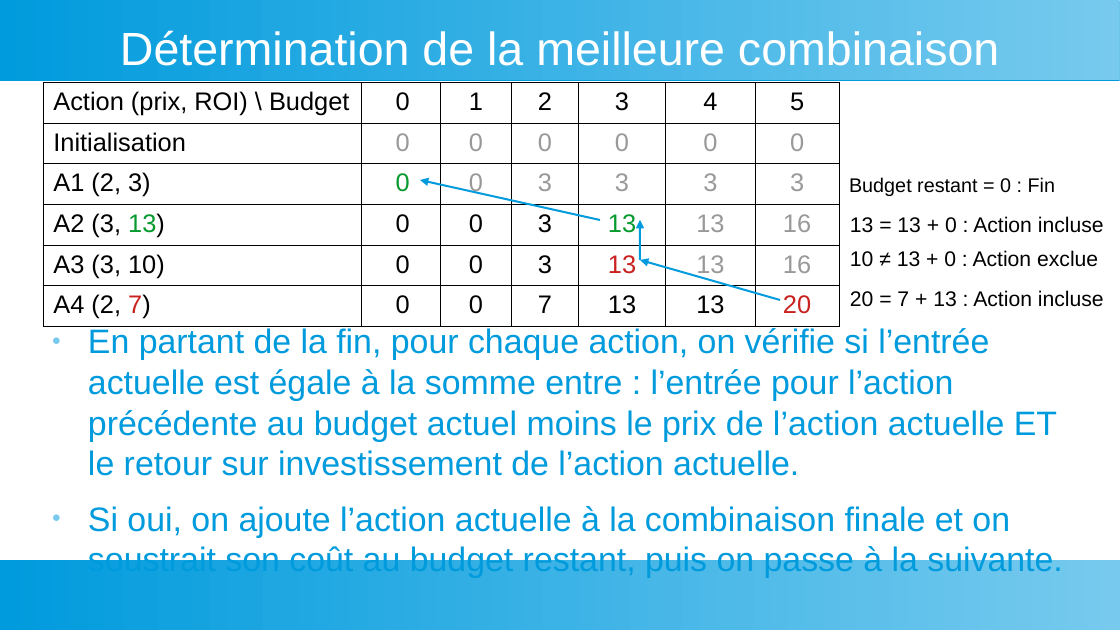
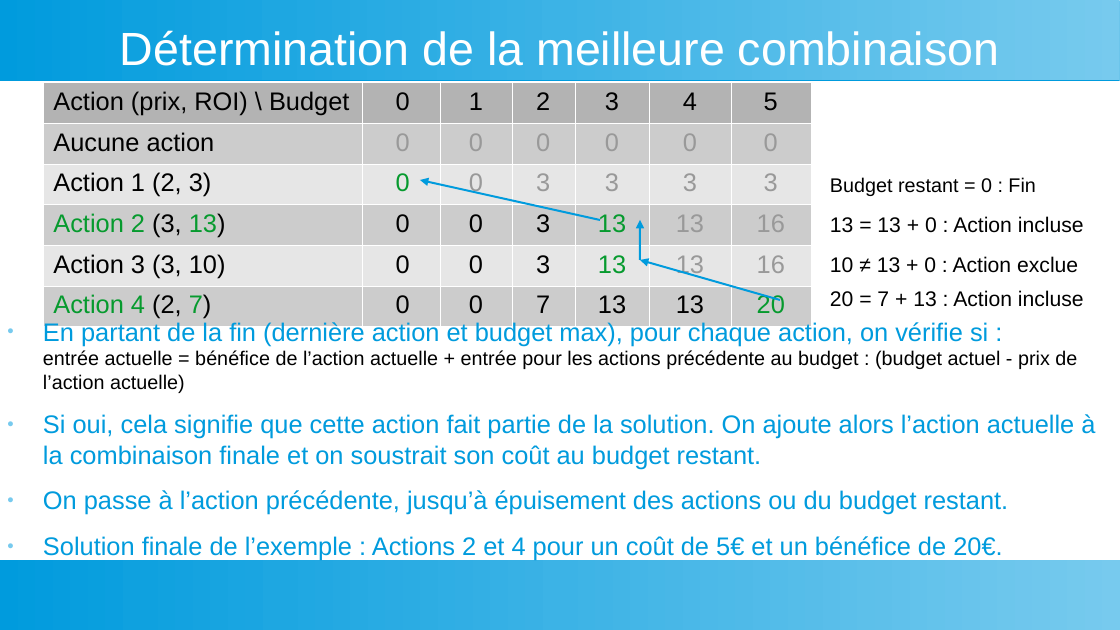
Before and after one commit to YoannDeb/AlgoInvest, a slide deck: slide 4 of Docs/Présentation.odp. Drawn at 1120x630 pixels with LibreOffice and Linux fonts; fonts in the diff are those of the drawing. Boxes give left, top, right and bottom in pixels: in the first picture for what was removed or moved away, otherwise in the second. Text is boxed around its words. In the diff, an @@ line names an element or a change of style, - is before the commit and + after.

```diff
--- a/Docs/Présentation.odp
+++ b/Docs/Présentation.odp
@@ table at (44,82,811,323) @@
-row 2, column 1: Initialisation
+row 2, column 1: Aucune action
-row 3, column 1: A1 (2, 3)
+row 3, column 1: Action 1 (2, 3)
-row 4, column 1: A2 (3, 13)
+row 4, column 1: Action 2 (3, 13)
-row 5, column 1: A3 (3, 10)
+row 5, column 1: Action 3 (3, 10)
-row 6, column 1: A4 (2, 7)
+row 6, column 1: Action 4 (2, 7)
@@ fill none to #B3B3B3 in row 1 @@
@@ fill none to #CCCCCC in 21 cells @@
@@ fill none to #E6E6E6 in 14 cells @@
@@ text colour #C9211E to #069A2E in "13", "20" @@
@@ borders changed @@
@@ table: place and size @@
-table at (44,82,841,323)
+table at (44,82,811,323)
@@ 3 texts: place and size @@
-3 texts at (849,177,1104,307)
+3 texts at (830,177,1084,307)
@@ text "10 ≠ 13 + 0 ...": place and size @@
-text "10 ≠ 13 + 0 ..." at (850,250,1098,267)
+text "10 ≠ 13 + 0 ..." at (830,256,1078,273)
@@ text at (43,320,1095,560): text changed; size 24 to 18 pt @@
-● En partant de la fin, pour chaque action, on vérifie si l’entrée actuelle est égale à la somme entre : l’entrée pour l’action précédente au budget actuel moins le prix de l’action actuelle ET le retour sur investissement de l’action actuelle.
-● Si oui, on ajoute l’action actuelle à la combinaison finale et on soustrait son coût au budget restant, puis on passe à la suivante.
+● En partant de la fin (dernière action et budget max), pour chaque action, on vérifie si :
+entrée actuelle = bénéfice de l’action actuelle + entrée pour les actions précédente au budget : (budget actuel - prix de l’action actuelle)
+● Si oui, cela signifie que cette action fait partie de la solution. On ajoute alors l’action actuelle à la combinaison finale et on soustrait son coût au budget restant.
+● On passe à l’action précédente, jusqu’à épuisement des actions ou du budget restant.
+● Solution finale de l’exemple : Actions 2 et 4 pour un coût de 5€ et un bénéfice de 20€.
```
Also in this commit, not shown: 3 other slides changed, 2 slides added, 2 slides removed, 2 other files.
